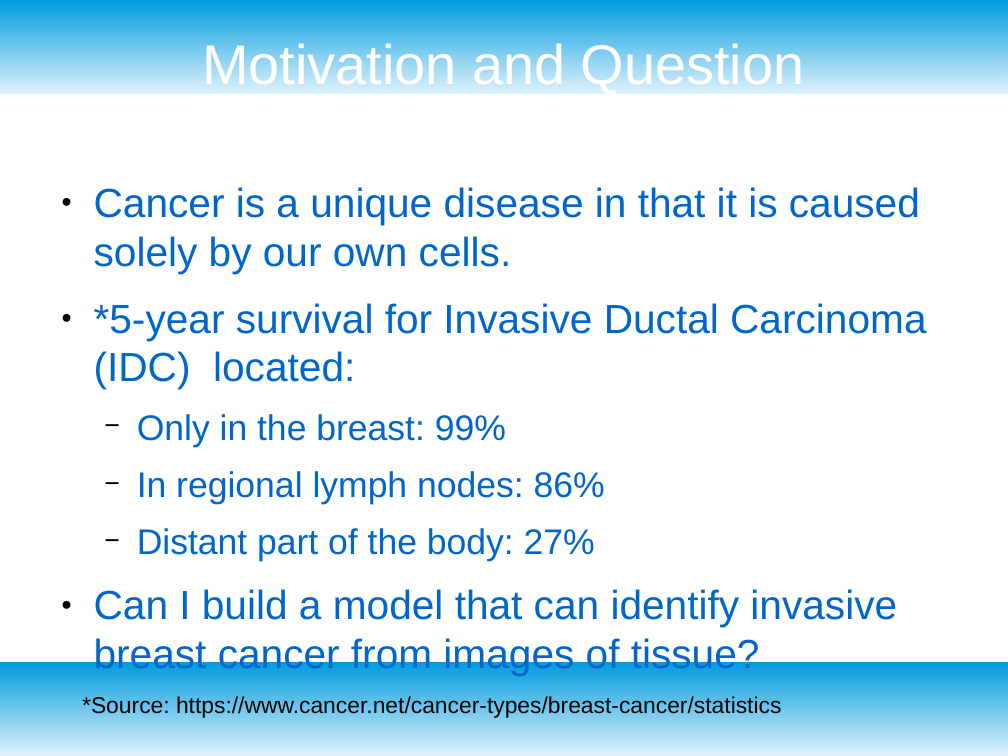
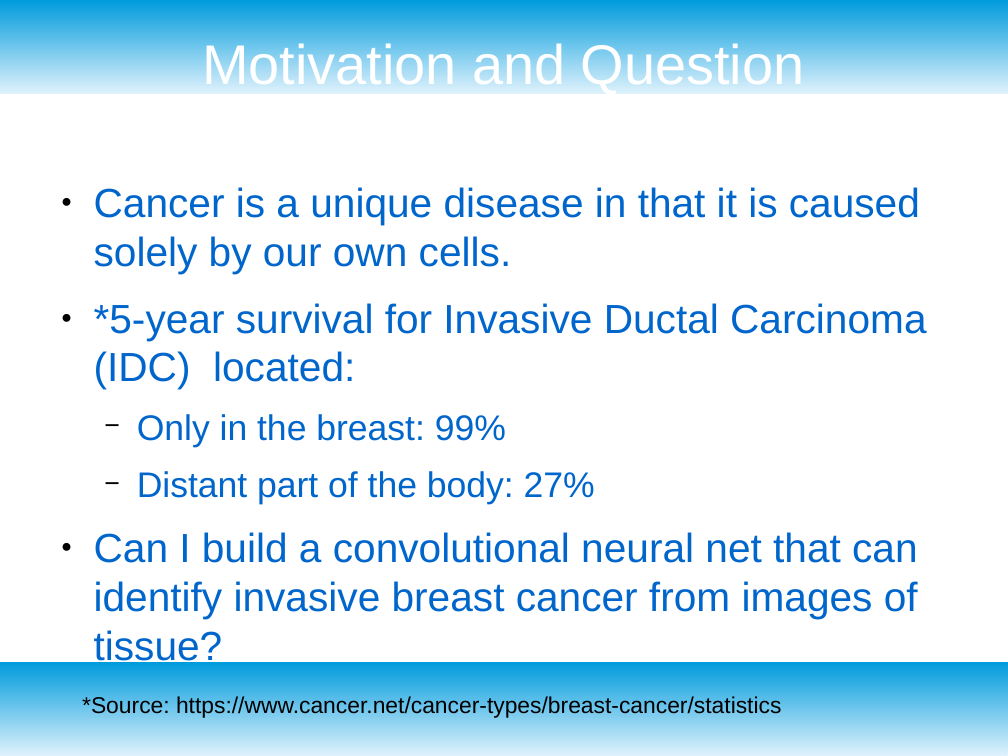
Before and after one commit to Shredder42/breast_cancer_histopathology, a slide deck: slide 2 of presentation.odp. Drawn at 1008x756 pixels with LibreOffice and Linux fonts; fonts in the diff are those of the drawing. Boxes give left, top, right and bottom in pixels: in the first picture for what was removed or moved away, otherwise in the second. Text is boxed around its words. In the diff, an @@ line names an element or a change of style, - is before the commit and + after.

```diff
--- a/presentation.odp
+++ b/presentation.odp
@@ text at box(137, 471, 605, 504): paragraph removed @@
-  − In regional lymph nodes: 86%
@@ text at box(94, 532, 918, 619): text changed @@
-● Can I build a model that can identify invasive breast cancer from images of tissue?
+● Can I build a convolutional neural net that can identify invasive breast cancer from images of tissue?
```
Also in this commit, not shown: 3 other slides changed, 2 slides added, 8 other files.
